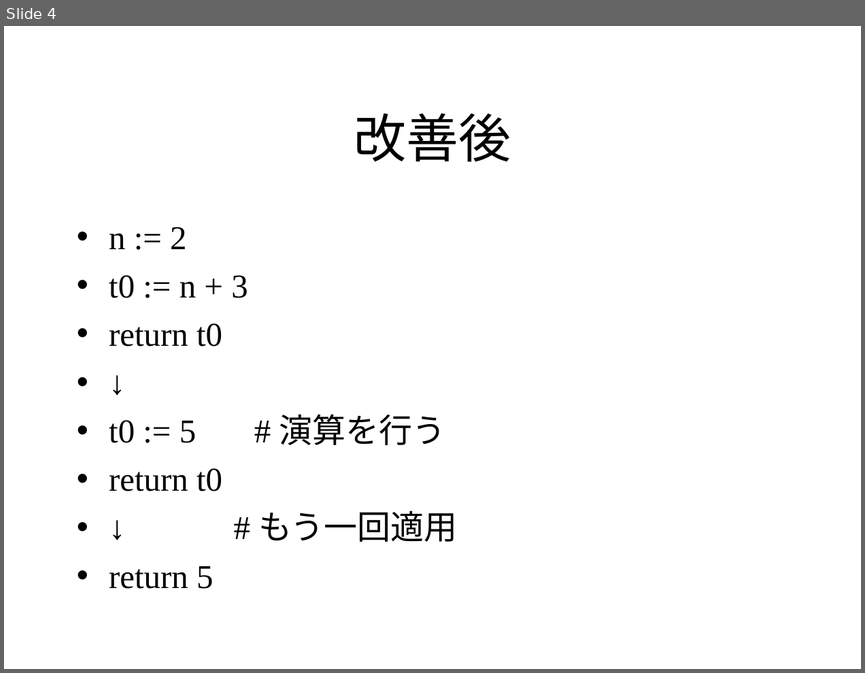
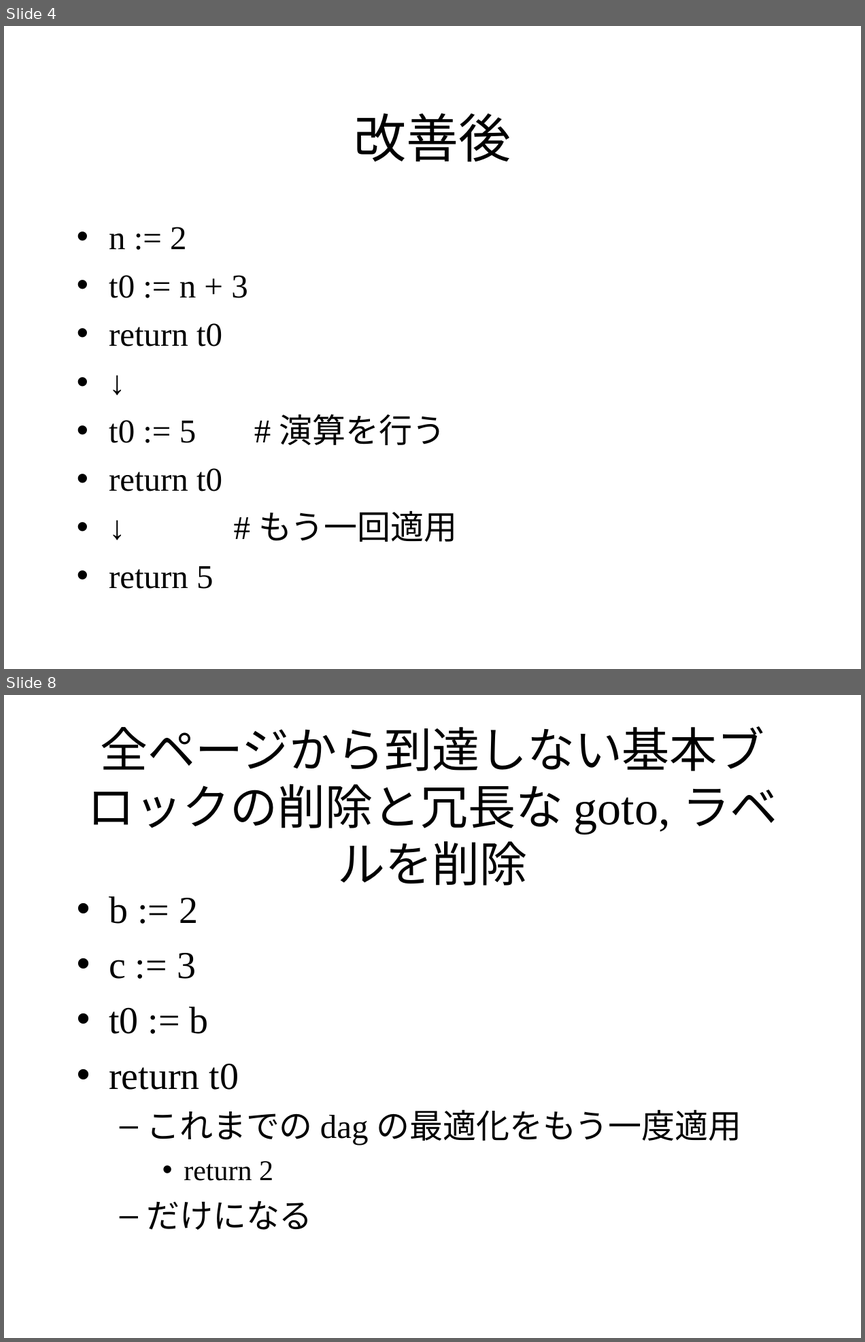
Before and after one commit to KeiHasegawa/hcc1_doc_ppt, a slide deck: 07_opt_imp.ppt. Shown one above the other, each under a label of ours: slide 4 before the commit, slides 4 and 8 after it; the slides between them are not shown. The pictures are 865x673 and 865x1342 pixels, drawn with LibreOffice and Linux fonts; fonts in the diff are those of the drawing. Boxes give left, top, right and bottom in pixels: in the first picture for what was removed or moved away, otherwise in the second. Text is boxed around its words. In the diff, an @@ line names an element or a change of style, - is before the commit and + after.

```diff
--- a/07_opt_imp.ppt
+++ b/07_opt_imp.ppt
@@ slide 8 added at (4, 695, 861, 1338), background #FFFFFF @@
@@ title added at (88, 726, 777, 885), 40 pt, text #000000 @@
+全ページから到達しない基本ブロックの削除と冗長な goto, ラベルを削除
@@ text added at (109, 896, 742, 1229), 28 pt, text #000000 @@
+• b := 2
+• c := 3
+• t0 := b
+• return t0
+  – これまでの dag の最適化をもう一度適用
+    • return 2
+  – だけになる
```
Also in this commit, not shown: 1 slide changed, 3 other slides added, 3 other files.
